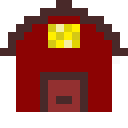
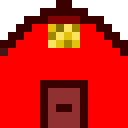
Layers edited between the first and the second w=128, h=128 image:
renamed "White#1" to "drawing", moved it above "white", painted on it over [0, 0, 128, 128]
renamed "drawing #2_Roof" to "white", painted on it over [0, 0, 128, 128]
removed layer "Drawing" over [16, 48, 112, 112]
